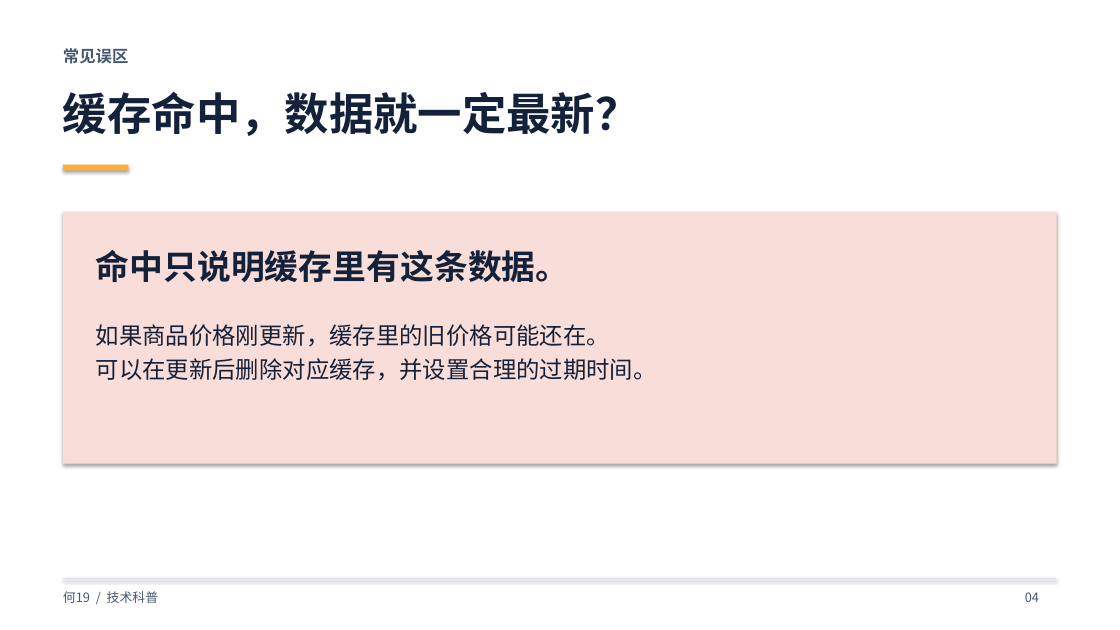
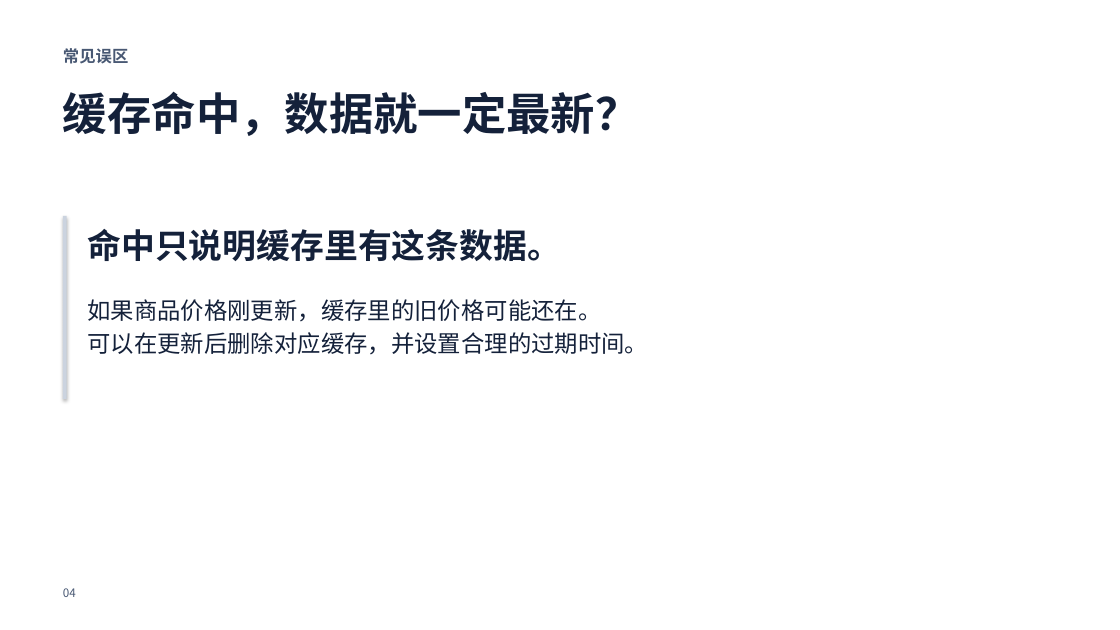
Before and after one commit to HEXING19/Personal-Band, a slide deck: slide 4 of output/he19-cache.pptx. Drawn at 1120x630 pixels with LibreOffice and Linux fonts; fonts in the diff are those of the drawing. Boxes give left, top, right and bottom in pixels: in the first picture for what was removed or moved away, otherwise in the second. Text is boxed around its words. In the diff, an @@ line names an element or a change of style, - is before the commit and + after.

```diff
--- a/output/he19-cache.pptx
+++ b/output/he19-cache.pptx
@@ rectangle removed at box(63, 165, 129, 171) @@
@@ rectangle removed at box(63, 212, 1057, 464) @@
@@ rectangle added at box(63, 216, 66, 399), fill #CBD3DF @@
@@ text "命中只说明缓存里有这条数据。": place and size @@
-text "命中只说明缓存里有这条数据。" at box(96, 250, 570, 282)
+text "命中只说明缓存里有这条数据。" at box(87, 229, 561, 261)
@@ text "如果商品价格刚更新，缓存里的旧价格可能还在。": place and size @@
-text "如果商品价格刚更新，缓存里的旧价格可能还在。" at box(96, 324, 657, 381)
+text "如果商品价格刚更新，缓存里的旧价格可能还在。" at box(87, 299, 648, 355)
@@ text "04": place and size @@
-text "04" at box(1025, 592, 1039, 602)
+text "04" at box(63, 588, 76, 597)
@@ text "04" at box(63, 588, 76, 597): size 11 to 10 pt @@
@@ rectangle removed at box(63, 578, 1056, 579) @@
@@ text removed at box(63, 591, 158, 603) @@
-何19 / 技术科普
```
Also in this commit, not shown: 4 other slides changed, 10 other files.
